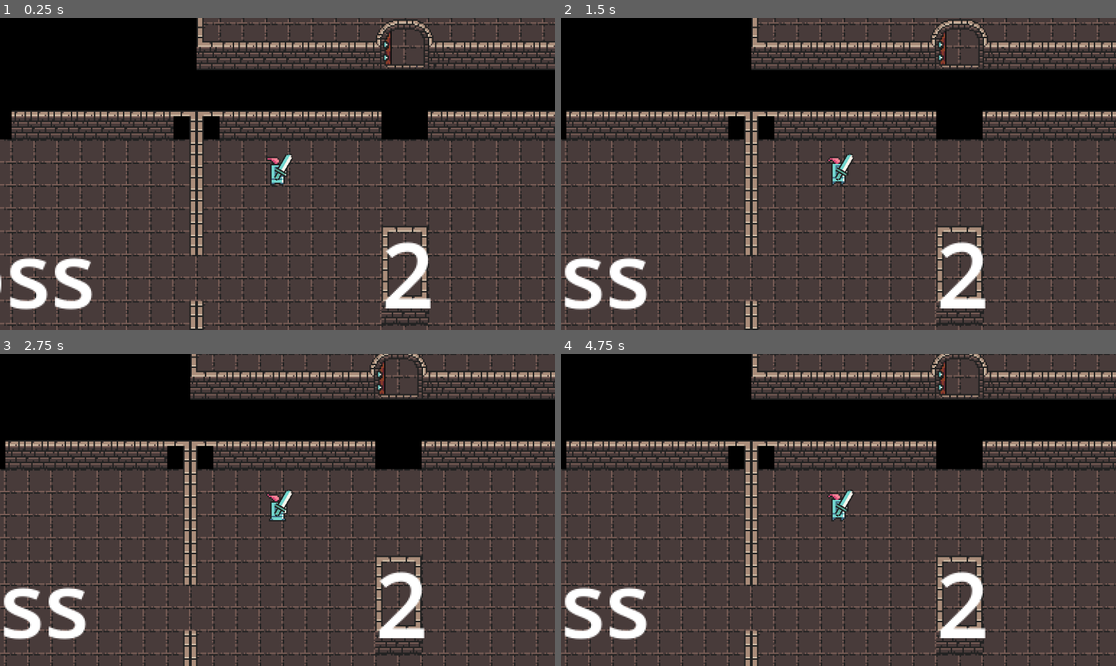
Above: before the commit, frames 1-4 (two rows, left to right).
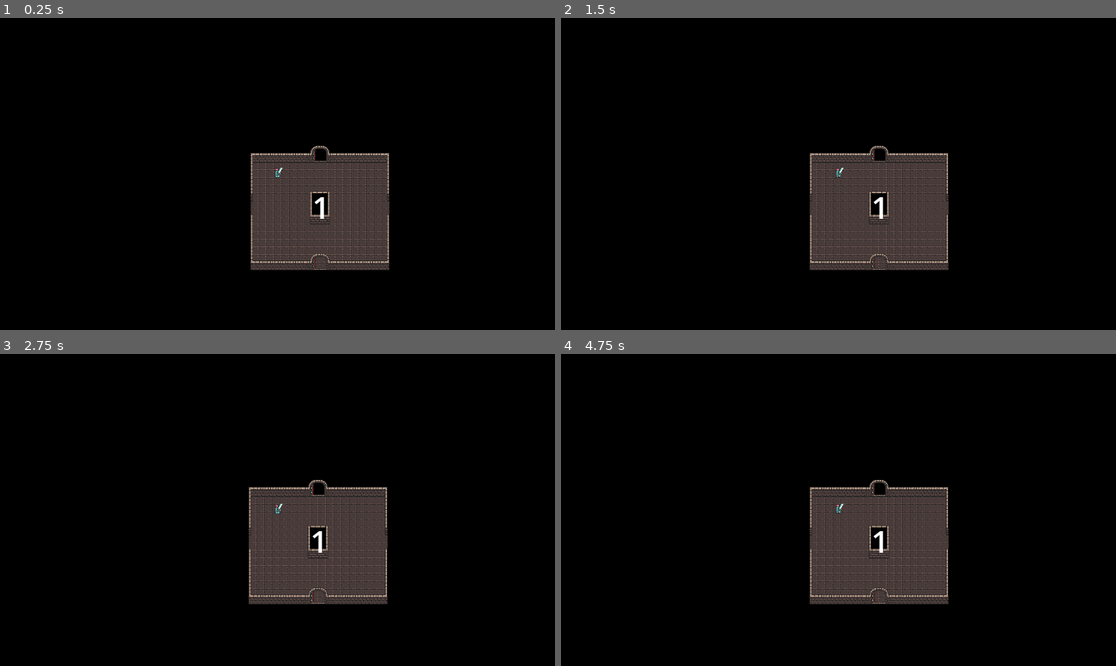
Above: after the commit, the same moments.

Repository: InjustFr/CallOfTheMask
Game: Godot game, scene res://Main.tscn
Two runs of this game, one before a commit and one after it. Both use one fixed random seed, a clock stepped at 60 frames per second and the inputs below.
Inputs (mouse positions are in pixels of both pictures, inside the frame that each line leads up to):
- Up to frame 1 (0.25 s): no input
- Up to frame 2 (1.5 s): tap Enter at 0.5 s; move the mouse to (960, 158) at 0.52 s; tap A (a) at 0.6 s; tap D (d) at 0.8, 1.35 s; move the mouse to (727, 189) at 1.27 s
- Up to frame 3 (2.75 s): tap S (s) at 1.55, 2.1 s; tap Space at 2 s; move the mouse to (333, 441) at 2.02 s; tap W (w) at 2.3 s
- Up to frame 4 (4.75 s): tap Enter at 2.75 s; move the mouse to (810, 572) at 2.77 s; tap W (w) at 2.85 s; tap A (a) at 3.05, 3.6 s; tap Space at 3.5 s; move the mouse to (1005, 556) at 3.52 s; tap D (d) at 3.8, 4.35 s; move the mouse to (672, 463) at 4.27 s; tap S (s) at 4.55 s

The runs differ from the first frame. In frame 1, 73% of the frame differs, in the area x 0-100%, y 0-100%; in frame 2, 74%; in frame 3, 75%; in frame 4, 75%.

Commit message:
Basic spawn algorithm

Diff:
--- /dev/null
+++ b/Enemy/EnemySpawnInfo.gd
@@ -0,0 +1,8 @@
+extends Node
+
+class_name EnemySpawnInfo
+
+@export var weight: int = 0
+
+func get_enemies() -> Array[PackedScene]:
+	return []
--- /dev/null
+++ b/Enemy/EnemySpawner.gd
@@ -0,0 +1,40 @@
+extends Node
+
+class_name EnemySpawner
+
+@export var spawn_region: NavigationRegion2D
+@export var room: Room
+
+var enemy_spawn_infos : Array[EnemySpawnInfo]
+
+func _ready():
+	for child in get_children():
+		if child is EnemySpawnInfo:
+			enemy_spawn_infos.push_back(child)
+
+func spawn():
+	var weights := []
+	weights.resize(enemy_spawn_infos.size())
+	var weights_sum = 0
+
+	for si in enemy_spawn_infos:
+		weights_sum += si.weight
+		weights.push_back(weights_sum)
+
+	var choice_index := weights.bsearch(randf_range(0.0, weights_sum))
+
+	var spawn_info := enemy_spawn_infos[choice_index]
+	var enemies_to_spawn := spawn_info.get_enemies()
+
+	var navigation_map = spawn_region.get_navigation_map()
+	var room_size = room.getSize()
+	var top_left = room.global_position
+	var bottom_right = room.global_position + Vector2(room_size)
+	for enemy_scene in enemies_to_spawn:
+		var point = Vector2i(randi_range(top_left.x, bottom_right.x), randi_range(top_left.y, bottom_right.y))
+		var spawn_point = NavigationServer2D.map_get_closest_point(navigation_map, point)
+
+		var enemy : Enemy = enemy_scene.instantiate()
+		enemy.global_position = spawn_point
+
+		room.add_child(enemy)
--- a/Enemy.tscn
+++ b/Enemy/Imp.tscn
@@ -1,6 +1,6 @@
 [gd_scene load_steps=20 format=3 uid="uid://clqxa3jandqww"]
 
-[ext_resource type="Script" path="res://Enemy.gd" id="1_8jkvg"]
+[ext_resource type="Script" path="res://Enemy/Enemy.gd" id="1_8jkvg"]
 [ext_resource type="Texture2D" uid="uid://dtj0msbib567x" path="res://Assets/0x72_DungeonTilesetII_v1.6.png" id="2_67uxi"]
 [ext_resource type="Texture2D" uid="uid://b2xxl5rs2ijik" path="res://Assets/progress_outline.png" id="3_xvork"]
 [ext_resource type="Script" path="res://State/StateMachine.gd" id="4_la31t"]
--- /dev/null
+++ b/Enemy/ImpSpawnInfo.gd
@@ -0,0 +1,13 @@
+extends EnemySpawnInfo
+
+class_name ImpSpawnInfo
+
+const imp = preload("res://Enemy/Imp.tscn")
+
+func get_enemies() -> Array[PackedScene]:
+	return [
+		imp,
+		imp,
+		imp,
+		imp
+	]
--- a/Main.tscn
+++ b/Main.tscn
@@ -6,8 +6,8 @@
 [node name="Level" type="Node2D"]
 y_sort_enabled = true
 script = ExtResource("1_aml0s")
-rooms = Array[String](["BasicRoom", "BasicRoom2"])
-mandatoryRooms = Array[String](["BossRoom"])
+nbRooms = 1
+rooms = Array[String](["BasicRoom"])
 
 [node name="Map" type="Node2D" parent="."]
 y_sort_enabled = true
--- a/Player.tscn
+++ b/Player.tscn
@@ -105,7 +105,6 @@
 animation = &"idle"
 
 [node name="Camera2D" type="Camera2D" parent="."]
-zoom = Vector2(3, 3)
 
 [node name="WeaponContainer" type="Marker2D" parent="."]
 position = Vector2(0, 2)
--- a/Room/BasicRoom.tscn
+++ b/Room/BasicRoom.tscn
@@ -1,7 +1,9 @@
-[gd_scene load_steps=5 format=3 uid="uid://cneltgs6x0fxa"]
+[gd_scene load_steps=7 format=3 uid="uid://cneltgs6x0fxa"]
 
 [ext_resource type="TileSet" uid="uid://ccjfgso6jgv31" path="res://TileSet.tres" id="1_3khxt"]
 [ext_resource type="Script" path="res://Room/BasicRoom.gd" id="1_xxv86"]
+[ext_resource type="Script" path="res://Enemy/EnemySpawner.gd" id="3_000uj"]
+[ext_resource type="Script" path="res://Enemy/ImpSpawnInfo.gd" id="4_4ui4d"]
 
 [sub_resource type="NavigationPolygon" id="NavigationPolygon_6rsdo"]
 vertices = PackedVector2Array(181, 160, 267, 208, 21, 208, 107, 160, 267, 32, 181, 64, 21, 32, 107, 64)
@@ -51,3 +53,19 @@
 label_settings = SubResource("LabelSettings_tyjkg")
 horizontal_alignment = 1
 vertical_alignment = 1
+
+[node name="EnemySpawner" type="Node" parent="." node_paths=PackedStringArray("spawn_region", "room")]
+script = ExtResource("3_000uj")
+spawn_region = NodePath("../NavigationRegion2D")
+room = NodePath("..")
+
+[node name="ImpSpawnInfo" type="Node" parent="EnemySpawner"]
+script = ExtResource("4_4ui4d")
+weight = 1
+
+[node name="Timer" type="Timer" parent="."]
+wait_time = 5.0
+one_shot = true
+autostart = true
+
+[connection signal="timeout" from="Timer" to="EnemySpawner" method="spawn"]
Renamed: Enemy.gd -> Enemy/Enemy.gd
